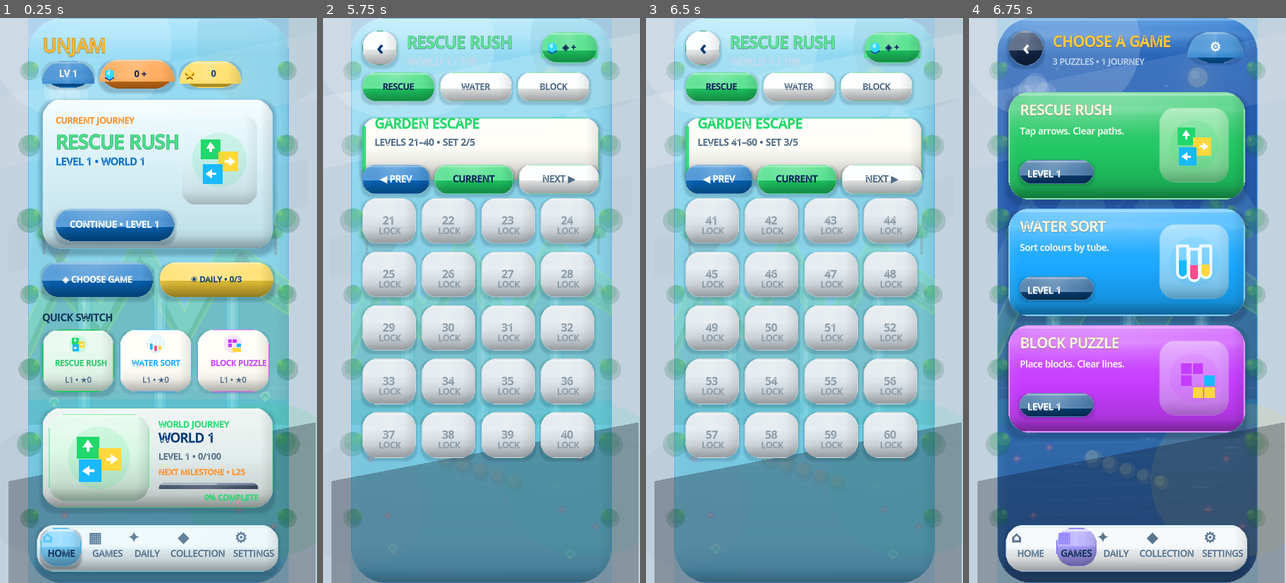
Above: before the commit, frames 1-4 (left to right).
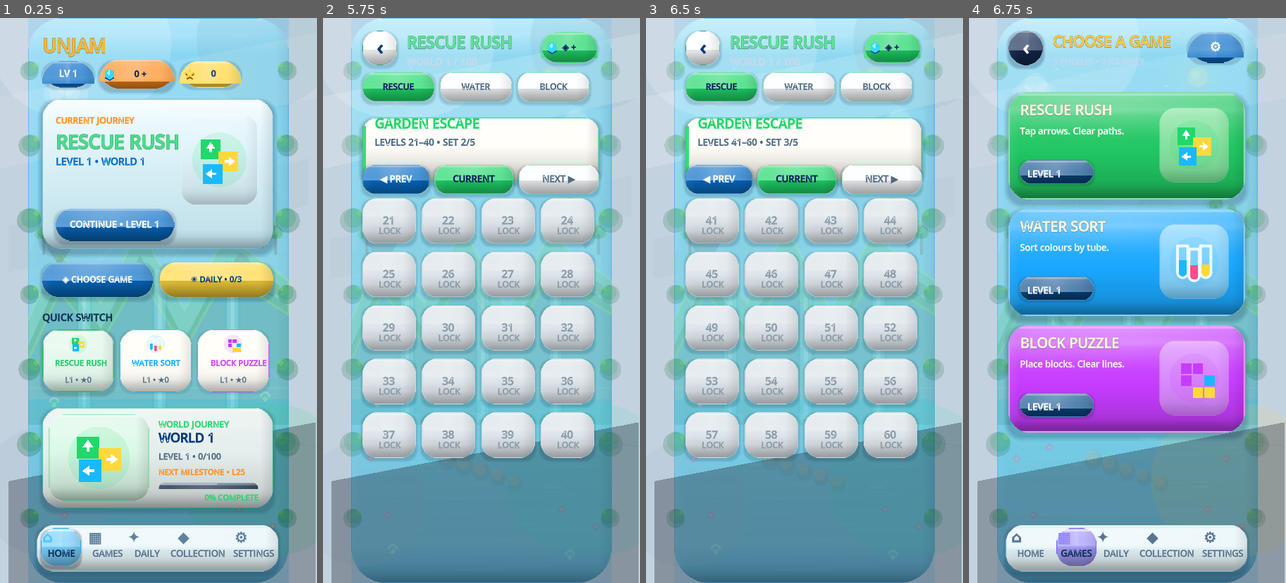
Above: after the commit, the same moments.

Repository: eghosa001/unjam
Game: Godot game, scene res://scenes/Main.tscn
The game is run twice, just before and just after one commit, with the same random seed, the same clock (stepped at 60 frames per second) and the same inputs.
Inputs:
- Up to frame 1 (0.25 s): no input
- Up to frame 2 (5.75 s): click "CONTINUE • LEVEL 1" at 0.5 s; click "PLAY NOW" at 1.25 s; click "↻ RESTART" at 2 s; click "↻ RESTART" at 2.75 s; click "↻ RESTART" at 3.5 s; click "←" at 4.25 s; click "NEXT ▶" at 5 s
- Up to frame 3 (6.5 s): click "NEXT ▶" at 5.75 s
- Up to frame 4 (6.75 s): click "‹" at 6.5 s

Frames 1-3 are identical in both runs. In frame 4, 31% of the frame differs, in the area x 9-91%, y 0-100%.

Commit message:
Deepen premium light-mode materials

Diff:
--- a/scripts/ui/premium_live_hub_3d.gd
+++ b/scripts/ui/premium_live_hub_3d.gd
@@ -16,9 +16,9 @@
 const DARK_BOTTOM := Color("#29465b")
 const DARK_INK := Color("#eef7ff")
 const DARK_MUTED := Color("#b6c7d6")
-const SCENE_TOP := Color("#1b63c5")
-const SCENE_MID := Color("#173f98")
-const SCENE_BOTTOM := Color("#0a1d58")
+const SCENE_TOP := Color("#c9f4fb")
+const SCENE_MID := Color("#89d4e8")
+const SCENE_BOTTOM := Color("#4b9fc7")
 const DARK_SCENE_TOP := Color("#101932")
 const DARK_SCENE_MID := Color("#0b1631")
 const DARK_SCENE_BOTTOM := Color("#060d22")
@@ -175,8 +175,8 @@
 	var shell := PanelContainer.new()
 	shell.name = "SelectorBottomNav"
 	RefCanvas.add_shadow(canvas, Rect2(13, 757, 362, 70), 18, Color(0.02,0.10,0.18,0.16), 5, Vector2(0,4))
-	var nav_fill := Color(0.055,0.085,0.15,0.985) if _selector_dark() else Color(0.985, 0.995, 1.0, 0.98)
-	var nav_border := Color(0.24,0.39,0.54,0.94) if _selector_dark() else Color(0.70,0.86,0.97,0.84)
+	var nav_fill := Color(0.055,0.085,0.15,0.985) if _selector_dark() else Color("#e8f6fa")
+	var nav_border := Color(0.24,0.39,0.54,0.94) if _selector_dark() else Color("#83c7db")
 	shell.add_theme_stylebox_override("panel", RefCanvas.rounded_gradient3(nav_fill.lightened(0.12), nav_fill, nav_fill.darkened(0.10), 18, nav_border, 1, 0.40))
 	RefCanvas.set_rect(shell, 13, 757, 362, 70)
 	shell.mouse_filter = Control.MOUSE_FILTER_IGNORE
